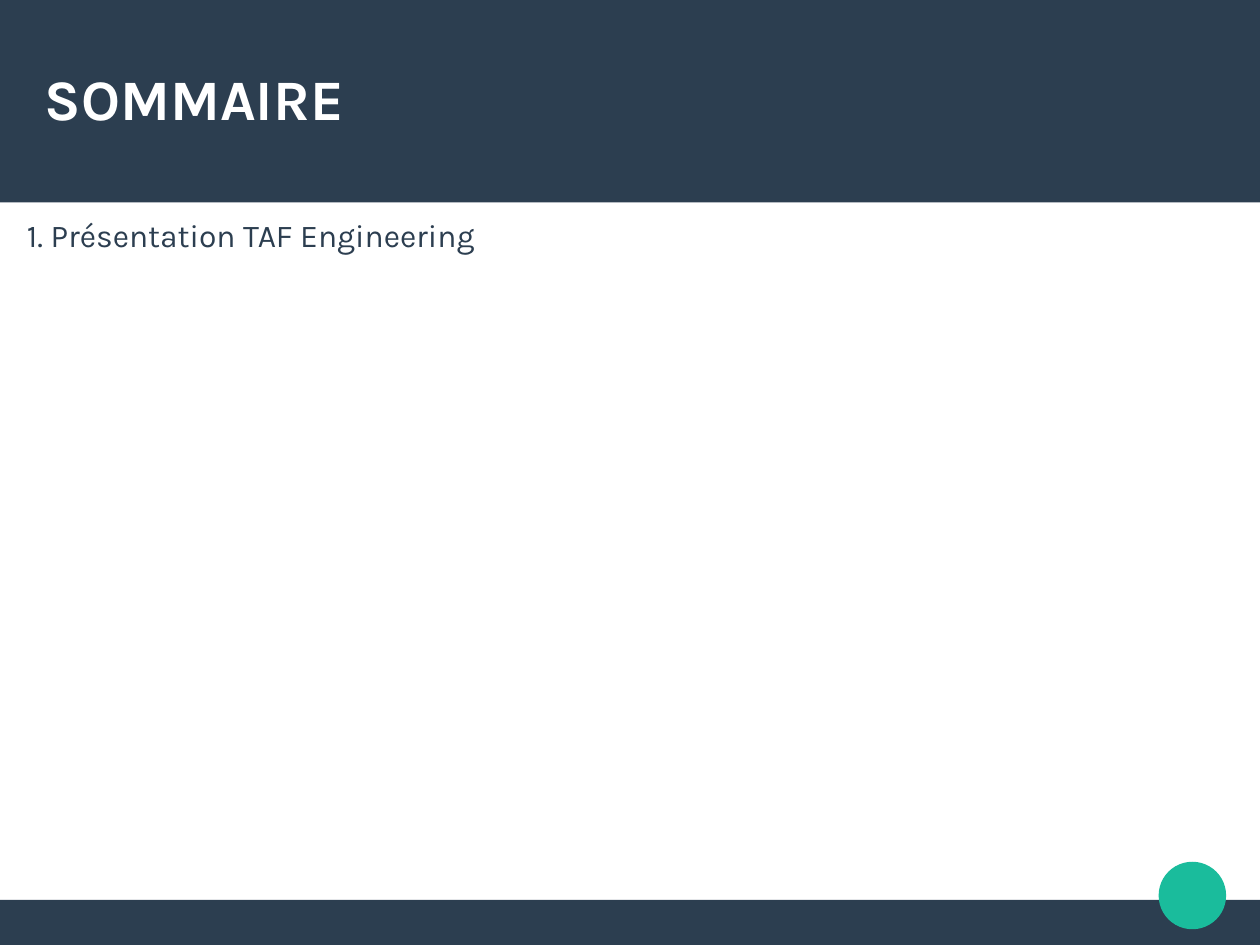
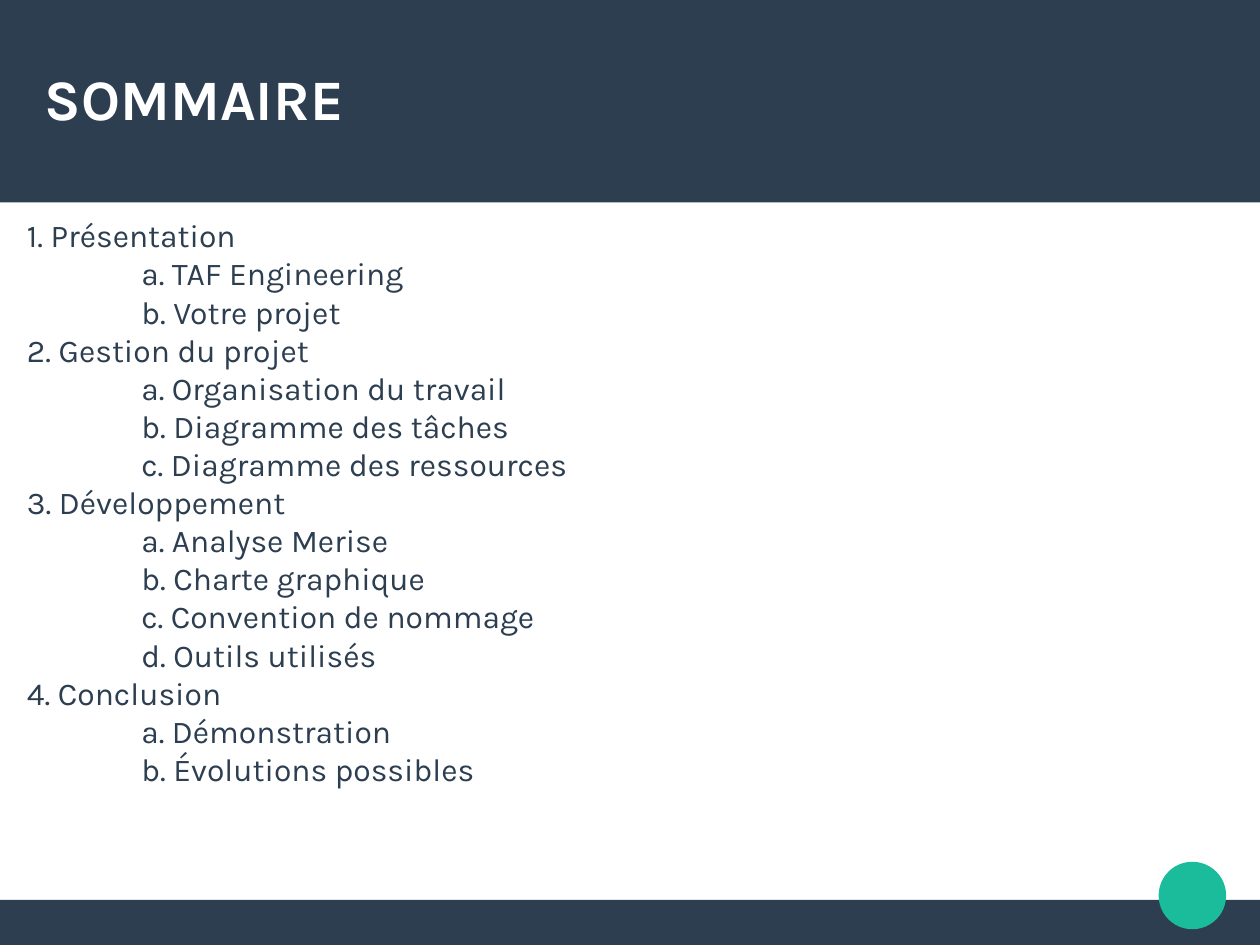
Before and after one commit to fedia-m/Dog-Dating, a slide deck: slide 2 of documents/soutenance.odp. Drawn at 1260x945 pixels with LibreOffice and Linux fonts; fonts in the diff are those of the drawing. Boxes give left, top, right and bottom in pixels: in the first picture for what was removed or moved away, otherwise in the second. Text is boxed around its words. In the diff, an @@ line names an element or a change of style, - is before the commit and + after.

```diff
--- a/documents/soutenance.odp
+++ b/documents/soutenance.odp
@@ subtitle at [27, 223, 567, 789]: text changed @@
-1. Présentation TAF Engineering
+1. Présentation
+a. TAF Engineering
+b. Votre projet
+2. Gestion du projet
+a. Organisation du travail
+b. Diagramme des tâches
+c. Diagramme des ressources
+3. Développement
+a. Analyse Merise
+b. Charte graphique
+c. Convention de nommage
+d. Outils utilisés
+4. Conclusion
+a. Démonstration
+b. Évolutions possibles
```
Also in this commit, not shown: 1 other slide changed, 10 slides added, 17 slides removed.
